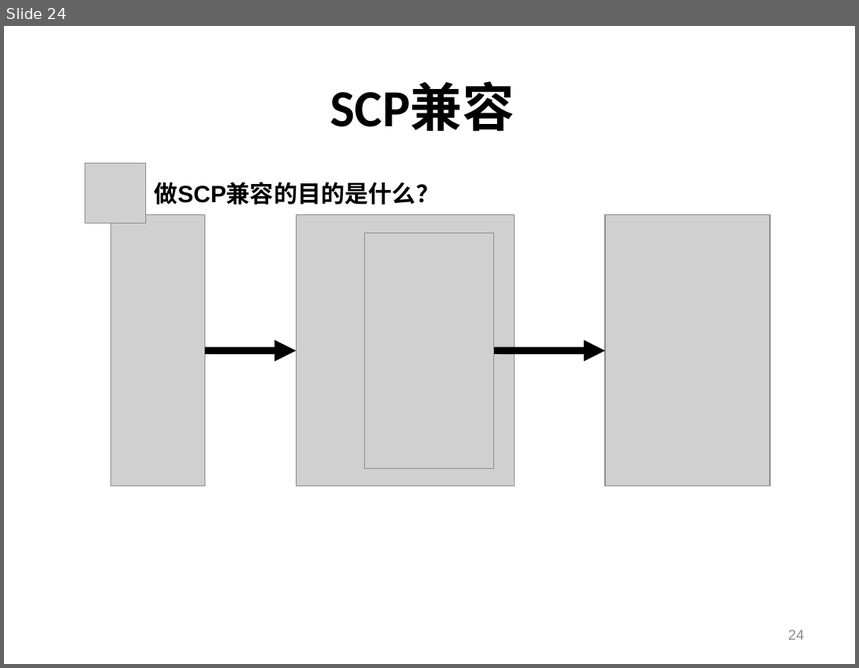
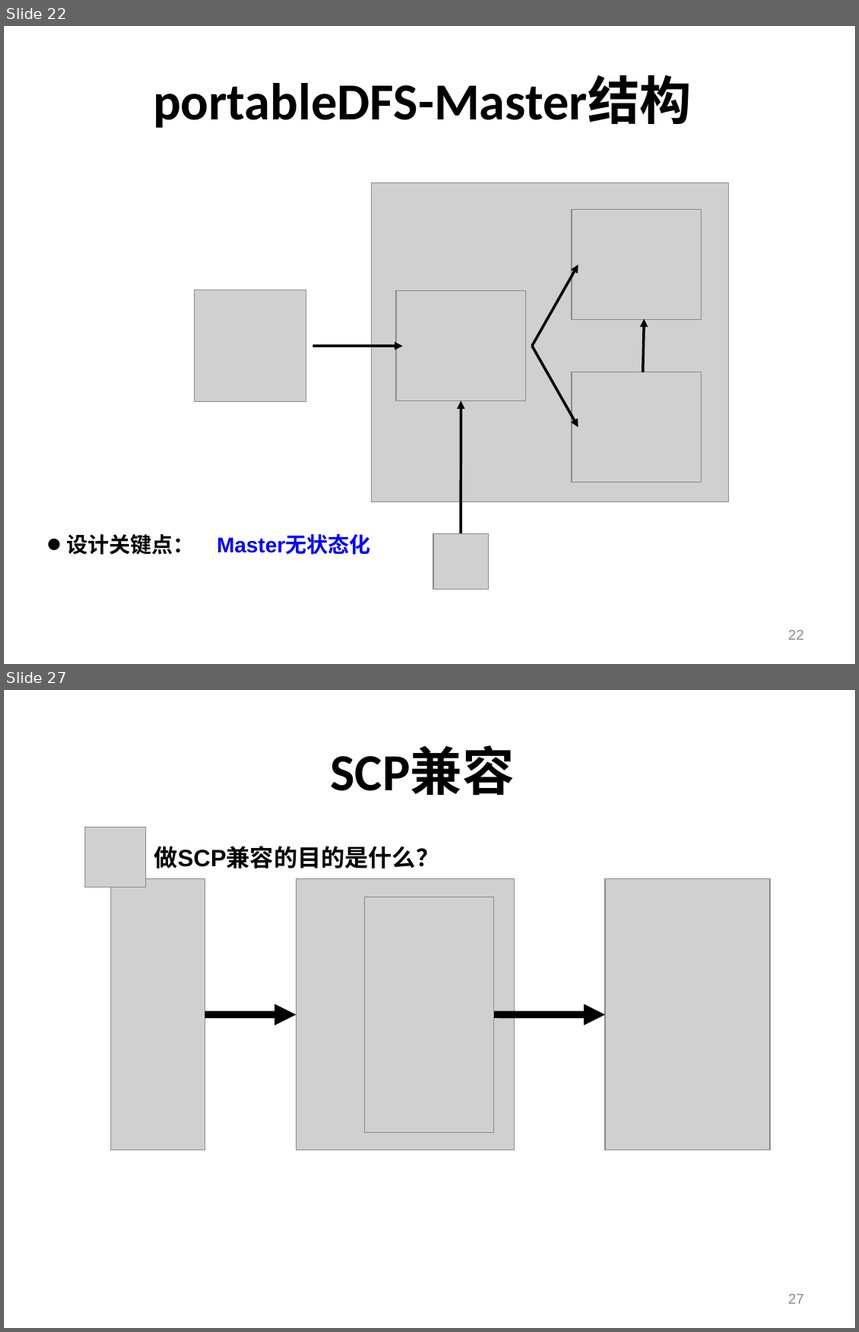
Before and after one commit to shtzr840329/mooon, a slide deck: applications/lightfs/doc/portableDFS-便携式分布式文件系统.ppt. Shown one above the other, each under a label of ours: slide 24 before the commit, slides 22 and 27 after it; the slides between them are not shown. The pictures are 859x668 and 859x1332 pixels, drawn with LibreOffice and Linux fonts; fonts in the diff are those of the drawing; grey boxes stand for pictures; background and template pictures are left out. Boxes give left, top, right and bottom in pixels: in the first picture for what was removed or moved away, otherwise in the second. Text is boxed around its words. In the diff, an @@ line names an element or a change of style, - is before the commit and + after.

```diff
--- a/applications/lightfs/doc/portableDFS-便携式分布式文件系统.ppt
+++ b/applications/lightfs/doc/portableDFS-便携式分布式文件系统.ppt
@@ slide 22 added at bbox=[4, 26, 855, 664], background picture (left out) @@
@@ title added at bbox=[153, 77, 692, 128], 44 pt, text #000000, bold @@
+portableDFS-Master结构
@@ picture added at bbox=[372, 183, 729, 503] @@
@@ picture added at bbox=[572, 210, 701, 319] @@
@@ arrow added from (531, 346) to (579, 265), #000000 2.24 pt @@
@@ picture added at bbox=[195, 290, 306, 401] @@
@@ picture added at bbox=[396, 290, 526, 401] @@
@@ arrow added from (643, 373) to (644, 319), #000000 2.24 pt @@
@@ arrow added from (313, 346) to (402, 346), #000000 2.24 pt @@
@@ arrow added from (531, 346) to (579, 428), #000000 2.24 pt @@
@@ picture added at bbox=[572, 373, 701, 482] @@
@@ arrow added from (461, 534) to (461, 401), #000000 2.24 pt @@
@@ text added at bbox=[67, 534, 195, 555], 18 pt, text #000000, bold @@
+• 设计关键点：
@@ text added at bbox=[217, 536, 370, 555], 18 pt, text #0000FF, bold @@
+Master无状态化
@@ picture added at bbox=[434, 534, 489, 589] @@
@@ page number added at bbox=[788, 630, 804, 640], 12 pt, text #898989 @@
+22
@@ what was slide 24 is now slide 27 @@
@@ page number at bbox=[788, 1294, 804, 1304]: text changed @@
-24
+27
```
Also in this commit, not shown: 12 slides changed, 7 other slides added, 4 slides removed.
